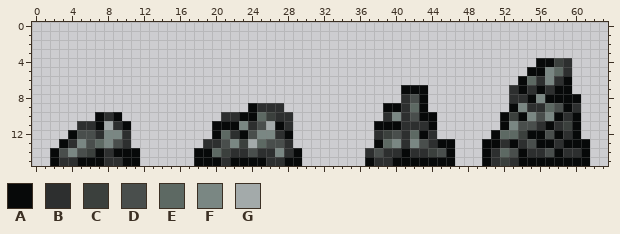
Pixel-art sprite, stored at content/Materials/Chemistry/resource.arsenic.png. Above is the file before it was changed.
The file is 64x16 pixels. Colours within 5 levels of each other are drawn and written as one.
Palette (. is transparent): A #070909  B #2d2f2f  C #3b403d  D #494e4c  E #5d6963  F #7a8783  G #a3aaaa
The result:
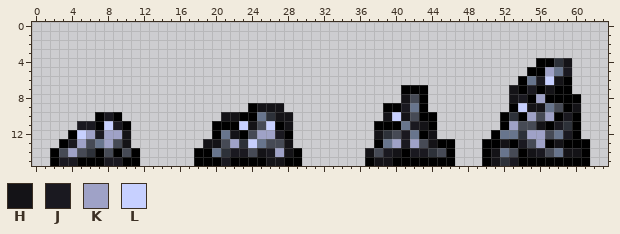
Colours new in this view: H #141317  J #1a1920  K #9fa2c7  L #c7d0ff
The exact change:
Colour A changes from #070909 to #000000.
Colour C changes from #3b403d to #2d3139.
Colour D changes from #494e4c to #464a55.
Colour E changes from #5d6963 to #68758d.
Colour A gives way to colour D in row 14 at x 10.
Colour B gives way to colour D in row 14 at x 8.
Colour A gives way to colour E in row 12 at x 58; in row 14 at x 58.
Colour B gives way to colour E in row 11 at x 41.
Colour B gives way to colour H in row 4 at x 59; in row 6 at x 58; in row 7 at x 53 and 57; in row 8 at x 41 and 53; in row 9 at x 25 to 27, 55 to 56 and 60; in row 10 at x 21 to 22, 27 to 28, 39 and 41.
Colour B gives way to colour H in row 11 at x 24, 28, 43 and 56; in row 12 at x 10, 22, 38 and 44; in row 13 at x 10, 19 to 20, 28, 44, 52 and 58; in row 14 at x 25, 28, 37, 40, 51, 55 and 59 to 60; in row 15 at x 26 to 27, 38 to 39 and 51.
Colour B gives way to colour J in row 5 at x 59; in row 6 at x 56; in row 7 at x 55; in row 8 at x 54; in row 9 at x 41; in row 10 at x 8 and 59.
Colour B gives way to colour J in row 11 at x 5 to 6, 9, 42 and 58; in row 12 at x 7, 27, 41 and 59; in row 13 at x 4, 41 and 54; in row 14 at x 22 to 23, 26, 39, 42 to 43 and 56; in row 15 at x 3 to 4, 8 to 9, 21 and 53.
Colour A gives way to colour K in row 12 at x 55 to 56; in row 13 at x 56.
Colour D gives way to colour K in row 12 at x 6.
Colour F gives way to colour K in row 5 at x 57; in row 8 at x 56; in row 10 at x 55 and 57; in row 11 at x 53; in row 12 at x 8 to 9 and 25 to 26; in row 13 at x 5, 8, 22, 40 and 42.
Colour F gives way to colour K in row 14 at x 4 and 27.
Colour D gives way to colour L in row 12 at x 5.
Colour F gives way to colour L in row 6 at x 57; in row 9 at x 54; in row 10 at x 40; in row 11 at x 23.
Colour G gives way to colour L in row 11 at x 8 and 26; in row 13 at x 24.
Pixel boxes of the changes (left, top, right, bottom) in both pictures:
changed: (365, 58, 590, 166)
changed: (194, 103, 302, 166)
changed: (50, 112, 140, 166)
